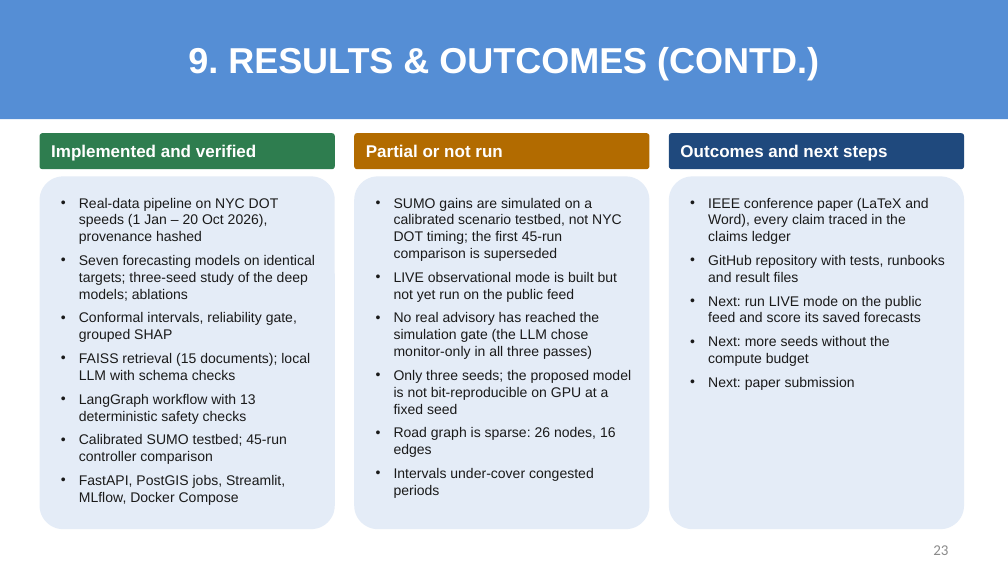
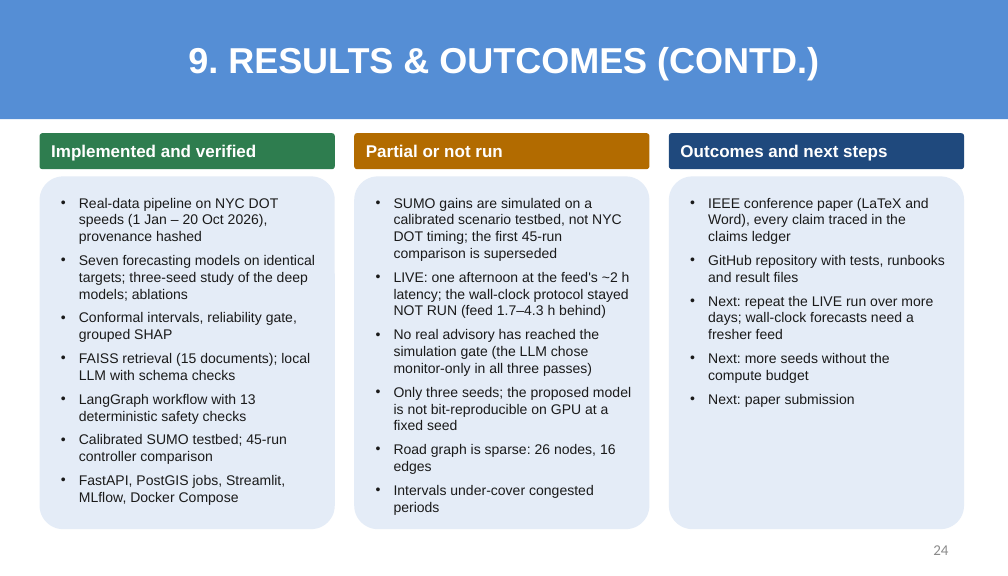
Before and after one commit to sricharansk/Major-Project, a slide deck: slide 24 of presentation/Final_Review_S_K_Sricharan_25MML1010.pptx (slide 23 before the commit). Drawn at 1008x576 pixels with LibreOffice and Linux fonts; fonts in the diff are those of the drawing. Boxes give left, top, right and bottom in pixels: in the first picture for what was removed or moved away, otherwise in the second. Text is boxed around its words. In the diff, an @@ line names an element or a change of style, - is before the commit and + after.

```diff
--- a/presentation/Final_Review_S_K_Sricharan_25MML1010.pptx
+++ b/presentation/Final_Review_S_K_Sricharan_25MML1010.pptx
@@ text in rounded rectangle at [394,272,630,318]: text changed @@
-• LIVE observational mode is built but not yet run on the public feed
+• LIVE: one afternoon at the feed's ~2 h latency; the wall-clock protocol stayed NOT RUN (feed 1.7–4.3 h behind)
@@ text in rounded rectangle at [708,296,933,339]: text changed @@
-• Next: run LIVE mode on the public feed and score its saved forecasts
+• Next: repeat the LIVE run over more days; wall-clock forecasts need a fresher feed
@@ page number at [933,545,948,555]: text changed @@
-23
+24
```
Also in this commit, not shown: 4 other slides changed, 1 slide added, 8 other files.
